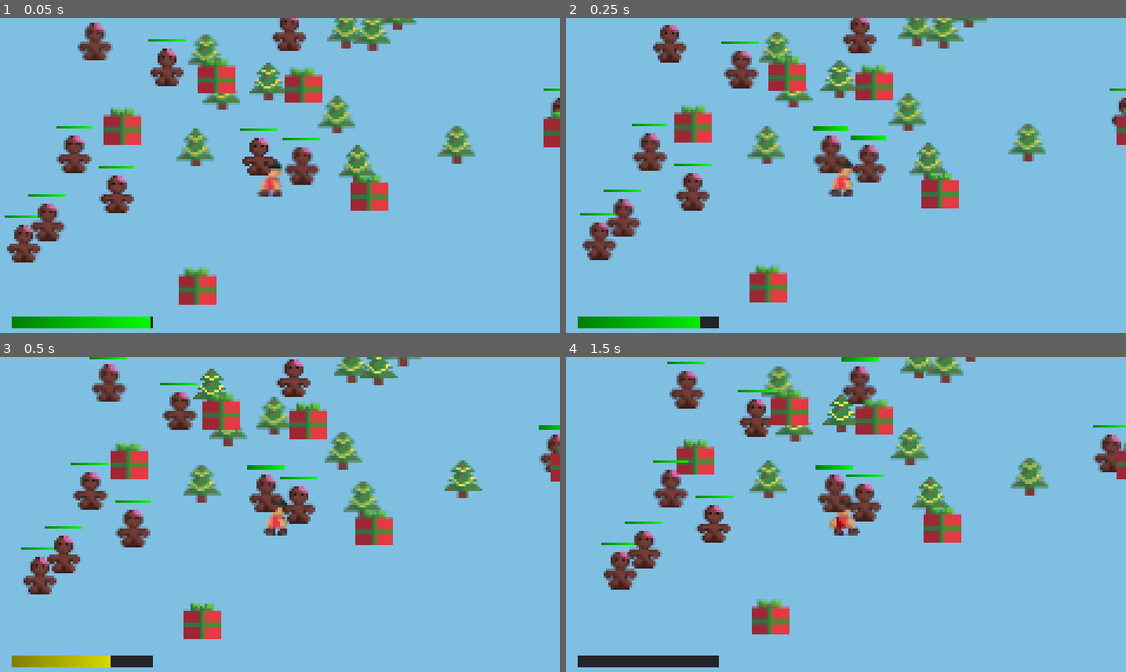
Above: before the commit, frames 1-4 (two rows, left to right).
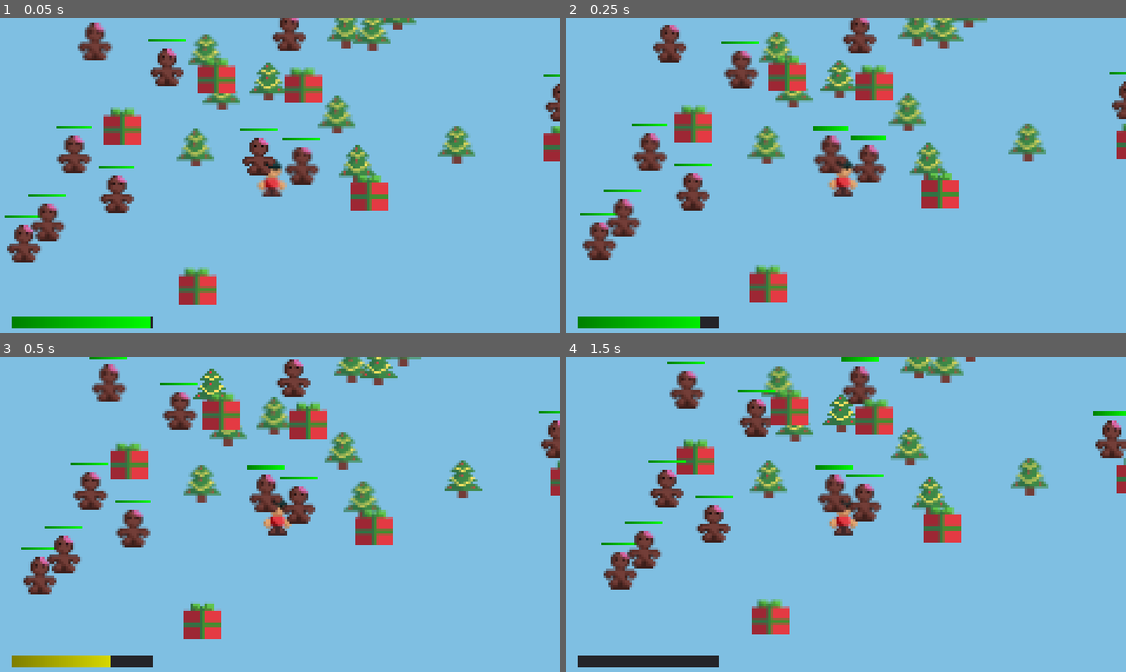
Above: after the commit, the same moments.

Repository: cznrhubarb/feliz-navidead
Game: Godot game, scene res://scn/TestScene.tscn
The game is run twice, just before and just after one commit, with the same random seed, the same clock (stepped at 60 frames per second) and the same inputs.
Inputs (mouse positions are in pixels of both pictures, inside the frame that each line leads up to):
- Up to frame 1 (0.05 s): no input
- Up to frame 2 (0.25 s): no input
- Up to frame 3 (0.5 s): no input
- Up to frame 4 (1.5 s): move the mouse to (969, 498) at 0.52 s; press the mouse at (969, 498) at 0.53 s; hold D (move_right) 0.53-1.28 s; move the mouse to (728, 530) at 1.27 s; release the mouse at (728, 530) at 1.28 s; hold S (move_down) from 1.28 s (still down); click (728, 530) at 1.35 s

The runs differ from the first frame. In frame 1, 0.8% of the frame differs, in the area x 45-100%, y 17-57%; in frame 2, 0.6%; in frame 3, 0.7%; in frame 4, 1.4%, in the area x 14-100%, y 17-57%.
Error after the commit: Invalid set index 'playback_speed' (on base: 'null instance') with value of type 'int'. (res://src/Child.gd:86)

Commit message:
Prepping for curses.

Diff:
--- a/UI/GameHud.tscn
+++ b/UI/GameHud.tscn
@@ -6,8 +6,12 @@
 [sub_resource type="StyleBoxFlat" id=1]
 bg_color = Color( 0, 0, 0, 1 )
 
+[sub_resource type="DynamicFontData" id=7]
+font_path = "res://UI/fonts/ShareTechMono-Regular.ttf"
+
 [sub_resource type="DynamicFont" id=2]
 size = 10
+font_data = SubResource( 7 )
 
 [sub_resource type="DynamicFontData" id=5]
 font_path = "res://UI/fonts/ShareTechMono-Regular.ttf"
@@ -50,7 +54,9 @@
 margin_right = 100.603
 margin_bottom = 98.0
 custom_fonts/normal_font = SubResource( 2 )
-text = "Shoot 32.4 cookies a second"
+text = "Shoot 32.4 cookies a second.
+Fully automatic."
+scroll_active = false
 
 [node name="CurseText" type="RichTextLabel" parent="GiftDialog"]
 margin_left = 134.794
--- a/UI/GiftDialog.gd
+++ b/UI/GiftDialog.gd
@@ -7,6 +7,14 @@
 func _ready():
 	find_node("Panel").modulate.a = 0.6
 
+func set_weapon(wpn):
+	find_node("WeaponText").text = wpn.description
+	weapon = wpn
+
+func set_curse(crs):
+	#find_node("CurseText").text = crs.description
+	curse = crs
+
 func _on_Open_pressed():
 	var child = get_tree().get_root().find_node("Child", true, false)
 	child.add_weapon(weapon)
--- /dev/null
+++ b/scn/CurseBag.gd
@@ -0,0 +1,60 @@
+extends Node
+
+var curses
+
+func _ready():
+	fill_curse_bag()
+
+func fill_curse_bag():
+	curses = [
+		{
+			description = "You won't be able to see the forest for the trees.",
+			effect = "invisible trees"
+		},
+		{
+			description = "You will never look a gift horse in the mouth again.",
+			effect = "no curse or weapon descriptions"
+		},
+		{
+			description = "You will suffer from a swarm of locusts.",
+			effect = "crawling bugs on screen"
+		},
+		{
+			description = "You will feel the earth move under your feet.",
+			effect = "violent constant camera shake"
+		},
+		{
+			description = "You will always be looking back over your shoulder.",
+			effect = "walk and fire in reverse"
+		},
+		{
+			description = "Sometime in the next month, in real life, you are going to step on a lego barefoot.",
+			effect = "nothing"
+		},
+		{
+			description = "You will realize turn about is fair play.",
+			effect = "enemies fire bullets now"
+		},
+		{
+			description = "Your weapons will get you into a sticky situation.",
+			effect = "weapons jam occasionally"
+		},
+		{
+			description = "You will learn to celebrate the small wins.",
+			effect = "each enemy kill causes a shit ton of confetti to spray out all over the screen"
+		},
+#		{
+#			description = "You are turned into a frog until you are next kissed.",
+#			effect = "frog sprite, move speed slower and jumpy"
+#		},
+	]
+
+func get_curse():
+	if curses.size():
+		fill_curse_bag()
+
+	var index = randi() % curses.size()
+	var curse = curses[index]
+	curses.remove(index)
+
+	return curse
--- a/scn/GingerBreadMan.tscn
+++ b/scn/GingerBreadMan.tscn
@@ -9,7 +9,7 @@
 
 [node name="KinematicBody2D" type="KinematicBody2D"]
 collision_layer = 4
-collision_mask = 19
+collision_mask = 55
 script = ExtResource( 1 )
 __meta__ = {
 "_edit_group_": true
--- a/scn/TestScene.tscn
+++ b/scn/TestScene.tscn
@@ -1,13 +1,18 @@
-[gd_scene load_steps=8 format=2]
+[gd_scene load_steps=11 format=2]
 
-[ext_resource path="res://scn/Child.tscn" type="PackedScene" id=1]
-[ext_resource path="res://src/TreeFactory.gd" type="Script" id=2]
-[ext_resource path="res://src/GingerFactory.gd" type="Script" id=3]
-[ext_resource path="res://scn/Gift.tscn" type="PackedScene" id=4]
-[ext_resource path="res://src/GiftFactory.gd" type="Script" id=5]
-[ext_resource path="res://UI/GameHud.tscn" type="PackedScene" id=6]
+[ext_resource path="res://src/Child.gd" type="Script" id=1]
+[ext_resource path="res://img/Boy .PNG" type="Texture" id=2]
+[ext_resource path="res://src/TreeFactory.gd" type="Script" id=3]
+[ext_resource path="res://src/GingerFactory.gd" type="Script" id=4]
+[ext_resource path="res://scn/Gift.tscn" type="PackedScene" id=5]
+[ext_resource path="res://src/GiftFactory.gd" type="Script" id=6]
+[ext_resource path="res://UI/GameHud.tscn" type="PackedScene" id=7]
+[ext_resource path="res://scn/CurseBag.gd" type="Script" id=8]
 
 [sub_resource type="TileSet" id=1]
+
+[sub_resource type="RectangleShape2D" id=2]
+extents = Vector2( 4.47797, 5.13091 )
 
 [node name="TestScene" type="Node2D"]
 
@@ -17,18 +22,41 @@
 
 [node name="YSort" type="YSort" parent="."]
 
-[node name="Child" parent="YSort" instance=ExtResource( 1 )]
+[node name="Child" type="KinematicBody2D" parent="YSort"]
+position = Vector2( 111.772, 71.6002 )
+collision_layer = 16
+collision_mask = 13
+script = ExtResource( 1 )
+__meta__ = {
+"_edit_group_": true
+}
+Speed = 100
+
+[node name="CollisionShape2D" type="CollisionShape2D" parent="YSort/Child"]
+position = Vector2( 0.128685, 2.76682 )
+shape = SubResource( 2 )
+
+[node name="Sprite" type="Sprite" parent="YSort/Child"]
+texture = ExtResource( 2 )
+
+[node name="Camera2D" type="Camera2D" parent="YSort/Child"]
+current = true
+smoothing_enabled = true
+smoothing_speed = 10.0
 
 [node name="TreeFactory" type="Node" parent="YSort"]
-script = ExtResource( 2 )
+script = ExtResource( 3 )
 
 [node name="GingerFactory" type="Node" parent="YSort"]
-script = ExtResource( 3 )
+script = ExtResource( 4 )
 
-[node name="Gift" parent="YSort" instance=ExtResource( 4 )]
+[node name="Gift" parent="YSort" instance=ExtResource( 5 )]
 position = Vector2( 44.0905, 50.2223 )
 
 [node name="GiftFactory" type="Node" parent="YSort"]
-script = ExtResource( 5 )
+script = ExtResource( 6 )
 
-[node name="GameHud" parent="." instance=ExtResource( 6 )]
+[node name="GameHud" parent="." instance=ExtResource( 7 )]
+
+[node name="CurseBag" type="Node" parent="."]
+script = ExtResource( 8 )
--- a/src/Gift.gd
+++ b/src/Gift.gd
@@ -5,6 +5,7 @@
 var curse
 var last_collision
 var dialog
+var type = "gift"
 
 func _ready():
 	dialog = get_tree().get_root().find_node("GiftDialog", true, false)
@@ -13,11 +14,11 @@
 
 func _physics_process(delta):
 	var collision_info = move_and_collide(Vector2())
-	if collision_info:
+	if collision_info and collision_info.collider.type == "child":
 		if not last_collision:
 			last_collision = collision_info
-			dialog.weapon = weapon
-			dialog.curse = curse
+			dialog.set_weapon(weapon)
+			dialog.set_curse(curse)
 			dialog.gift = self
 			dialog.visible = true
 	elif last_collision:
--- a/src/Projectiles/BaseBullet.gd
+++ b/src/Projectiles/BaseBullet.gd
@@ -16,7 +16,7 @@
 	for child in get_children():
 		if child is Sprite:
 			sprite = child
-		if child is CollisionShape2D and blt_type == "lobbed":
+		if child is CollisionShape2D and blt_type == "Lobs":
 			child.disabled = true
 	bullet_type = blt_type
 	bullet_speed = lin_speed
@@ -32,12 +32,12 @@
 	life_remaining -= delta
 	var scale_mod = 0
 	match bullet_type:
-		"lobbed":
+		"Lobs":
 			position += direction * bullet_speed * delta
 			scale_mod = (max_life_span/2 - abs(life_remaining - max_life_span/2))
 			if life_remaining <= 0:
 				destroy_self()
-		"shot":
+		"Shoots":
 			var collision_info = move_and_collide(direction * bullet_speed * delta)
 			if collision_info:
 				var collider = collision_info.collider
@@ -45,7 +45,7 @@
 					# Deal some damage, don't just kill it
 					collider.take_damage(damage)
 				destroy_self()
-		"melee":
+		"Swings":
 			pass
 
 	sprite.scale = Vector2(current_scale + scale_mod, current_scale + scale_mod)
--- a/src/Weapons/BaseWeapon.gd
+++ b/src/Weapons/BaseWeapon.gd
@@ -4,12 +4,14 @@
 var cooldown_timer
 var is_automatic
 var bullet_prototype
+var description
 
 func _init(bullet_proto, shots_per_second, automatic):
 	bullet_prototype = bullet_proto
 	cooldown_max = 1 / shots_per_second
 	cooldown_timer = cooldown_max
 	is_automatic = automatic
+	description = bullet_proto.bullet_type + " " + str(shots_per_second) + " " + "bullets" + " per second.\n" + ("Fully Automatic." if automatic else "Semi Automatic.")
 
 func cooldown(delta):
 	cooldown_timer = max(cooldown_timer - delta, 0)
--- a/src/Weapons/WeaponFactory.gd
+++ b/src/Weapons/WeaponFactory.gd
@@ -1,4 +1,3 @@
-
 
 static func make_weapon():
 	var bullet_prototype = null
@@ -7,9 +6,9 @@
 	else:
 		bullet_prototype = load("res://scn/MilkGrenade.tscn").instance()
 
-	bullet_prototype.build("shot", 300, 2, 0, 999, 10)
+	bullet_prototype.build("Shoots", 300, 2, 0, 999, 10)
 
-	var shots_per_second = rand_range(0.5, 30)
+	var shots_per_second = stepify(rand_range(0.5, 10), 0.1)
 
 	# Automatic more often than manual
 	var auto = true if rand_range(0, 1) > 0.25 else false
Not shown: 1 places in UI/GameHud.tscn that only renumber resources
